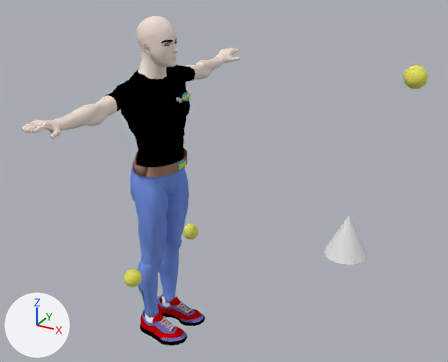
Two versions of the Blender file data/morse/components/human/achile-robot.blend, one commit apart.
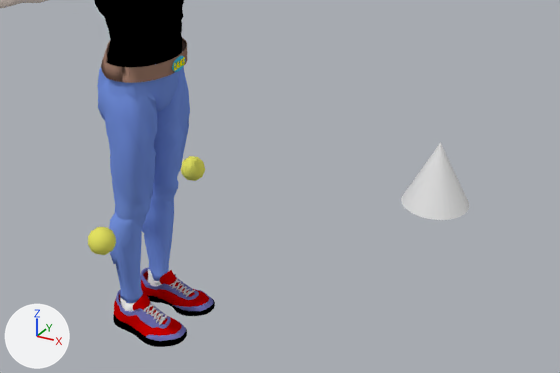
Each version appears first whole from a camera (50 mm lens) standing at (1.82, -2.59, 2.34) and looking at (0.42, -0.03, 1.06), and next in a close-up on the part from 15% to 95% of the width and 34% to 100% of the height. The lights are fixed; the arrows at lower left show +X, +Y and +Z.

Names of what the first close-up shows: 'CONE', 'Chest', 'Foot.L', 'Foot.R', 'LoLeg.L', 'LoLeg.R', 'Pelvis', 'Target_Ball.L', 'Target_Ball.R', 'UpLeg.L', 'UpLeg.R'.
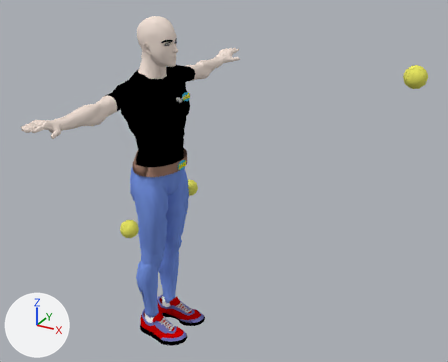
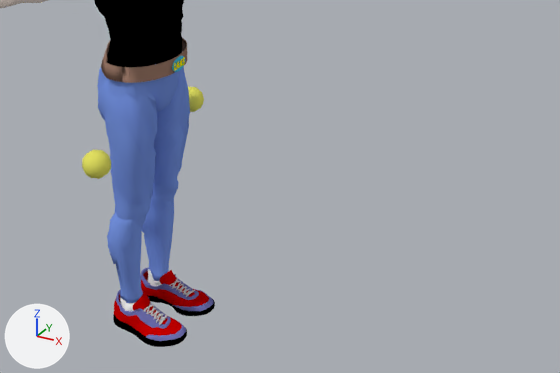
ob_ik_target_empty_r is not drawn itself; it is the parent of ob_target_ball_r.
ob_ik_target_empty_l is not drawn itself; it is the parent of ob_target_ball_l.

Boxes [x1, y1, x2, y2] around the edits, measured in the close-ups (560 x 373 px):
'CONE', deleted
    before: [401, 142, 469, 220]
'Target_Ball.R', moved
    before: [88, 227, 116, 255]
    after: [82, 149, 111, 179]
'Target_Ball.L', moved
    before: [181, 156, 205, 181]
    after: [188, 87, 204, 112]

Edits to the bpy script that builds the scene:
```text
Change ob_ik_target_empty_r:
    ob_ik_target_empty_r.location: (0.0, -0.3, 0.5) -> (0.0, -0.3, 0.8)
Change ob_ik_target_empty_l:
    ob_ik_target_empty_l.location: (0.0, 0.3, 0.5) -> (0.0, 0.3, 0.8)
Remove ob_cone:
    ob_cone = bpy.data.objects.new('CONE', me_cone)
    ob_cone.location = (1.102, -0.101, 0.961)
```
